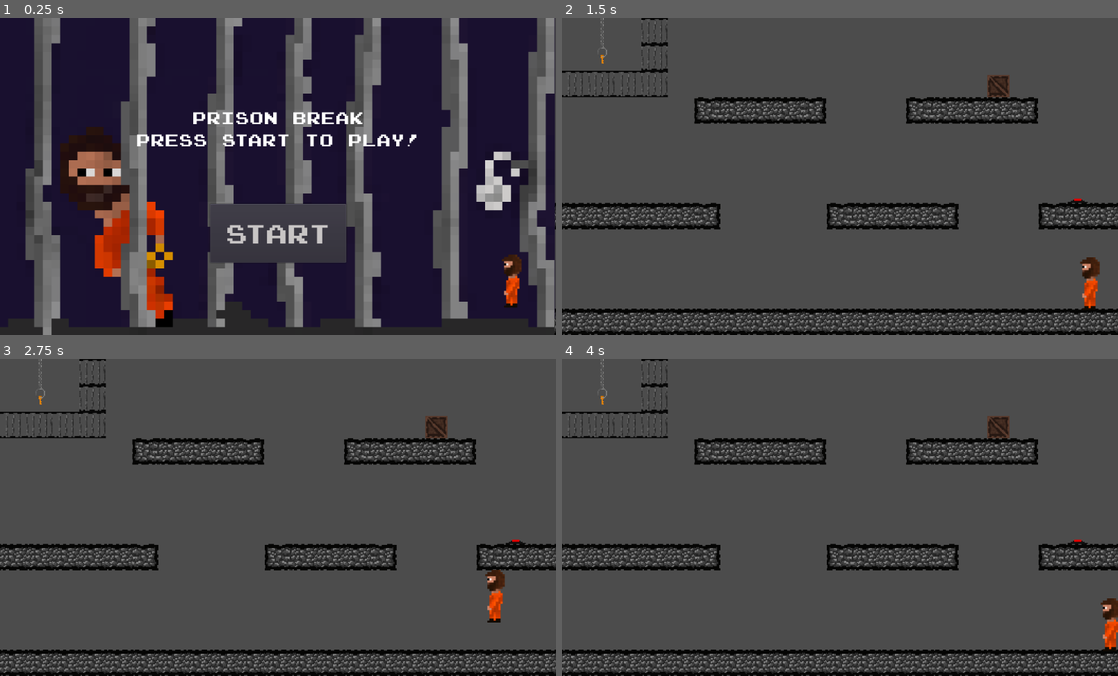
Above: before the commit, frames 1-4 (two rows, left to right).
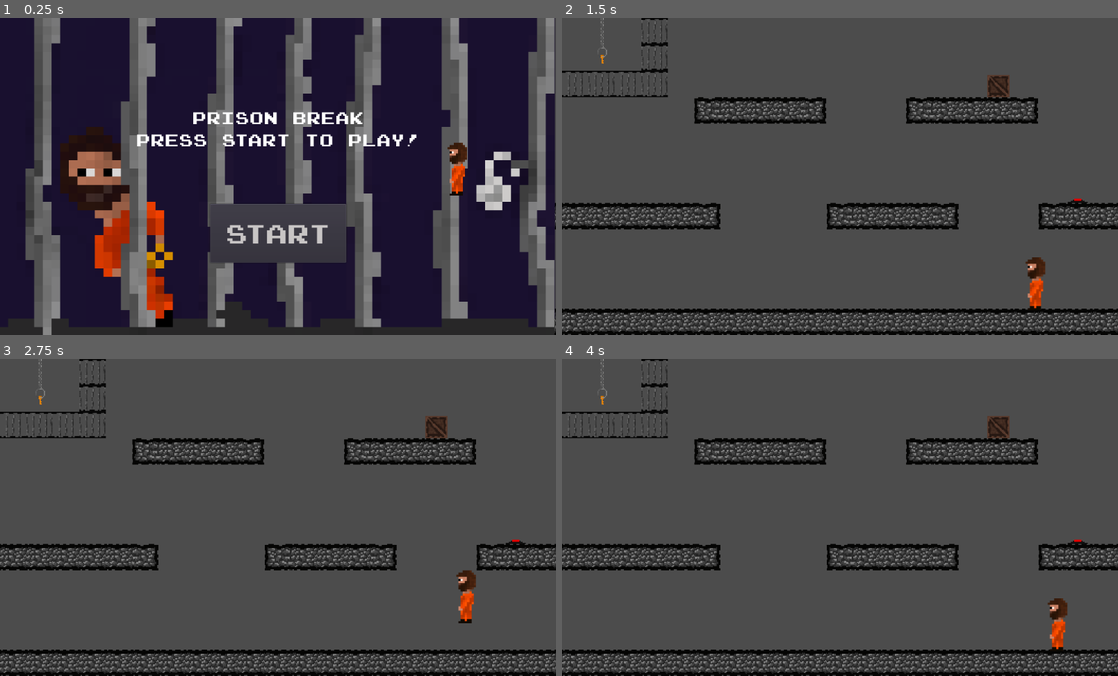
Above: after the commit, the same moments.

Repository: SanPug1/Prison-Break-Game
Game: Godot game, scene res://Everything.tscn
Same seed, same stepped clock (60 frames per second), same inputs: the game is played once before the commit and once after it. Sound files missing from this copy of the repository are replaced by a short silence.
Inputs (mouse positions are in pixels of both pictures, inside the frame that each line leads up to):
- Up to frame 1 (0.25 s): no input
- Up to frame 2 (1.5 s): click "Start" at 0.5 s; tap Enter at 1.25 s; move the mouse to (962, 160) at 1.27 s; hold Right (player_right) from 1.28 s (still down); click (962, 160) at 1.35 s
- Up to frame 3 (2.75 s): tap Z (player_jump) at 1.52, 2.27 s; move the mouse to (166, 533) at 2.02 s; release Right (player_right) at 2.03 s; hold Left (player_left) from 2.03 s (still down); click (166, 533) at 2.1 s
- Up to frame 4 (4 s): move the mouse to (895, 447) at 2.77 s; release Left (player_left) at 2.78 s; hold Right (player_right) from 2.78 s (still down); click (895, 447) at 2.85 s; move the mouse to (812, 580) at 3.52 s; click (812, 580) at 3.6 s; tap Z (player_jump) at 3.77 s

The runs differ from the first frame. In frame 1, 0.8% of the frame differs, in the area x 80-94%, y 39-92%; in frame 2, 0.8%; in frame 3, 0.8%, in the area x 82-91%, y 66-84%; in frame 4, 0.8%.

Commit message:
tilemap collision update

Diff:
--- a/Everything.tscn
+++ b/Everything.tscn
@@ -13,4 +13,4 @@
 [node name="Title_Screen" parent="." instance=ExtResource( 1 )]
 
 [node name="Player" parent="." instance=ExtResource( 4 )]
-position = Vector2( 969, 470 )
+position = Vector2( 866, 258 )
--- a/Levels/MelsTileSet.tres
+++ b/Levels/MelsTileSet.tres
@@ -15,6 +15,9 @@
 [ext_resource path="res://Art/ironbarsnosides.png" type="Texture" id=13]
 [ext_resource path="res://Art/pathmidpiece.png" type="Texture" id=14]
 [ext_resource path="res://Art/buttonpressed.png" type="Texture" id=15]
+
+[sub_resource type="ConvexPolygonShape2D" id=6]
+points = PoolVector2Array( 43, 50, 1, 50, 2, 7, 43, 7 )
 
 [sub_resource type="ConvexPolygonShape2D" id=5]
 points = PoolVector2Array( 0, 0, 50, 0, 50, 50, 0, 50 )
@@ -253,7 +256,14 @@
 16/navigation_offset = Vector2( 0, 0 )
 16/shape_offset = Vector2( 0, 0 )
 16/shape_transform = Transform2D( 1, 0, 0, 1, 0, 0 )
+16/shape = SubResource( 6 )
 16/shape_one_way = false
-16/shape_one_way_margin = 0.0
-16/shapes = [  ]
+16/shape_one_way_margin = 1.0
+16/shapes = [ {
+"autotile_coord": Vector2( 0, 0 ),
+"one_way": false,
+"one_way_margin": 1.0,
+"shape": SubResource( 6 ),
+"shape_transform": Transform2D( 1, 0, 0, 1, 0, 0 )
+} ]
 16/z_index = 0
Not shown: 1 places in Levels/MelsTileSet.tres that only renumber resources
